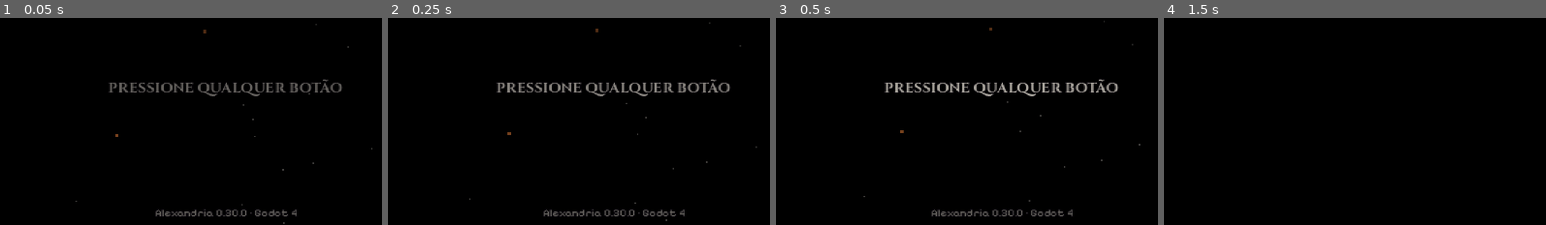
Above: before the commit, frames 1-4 (left to right).
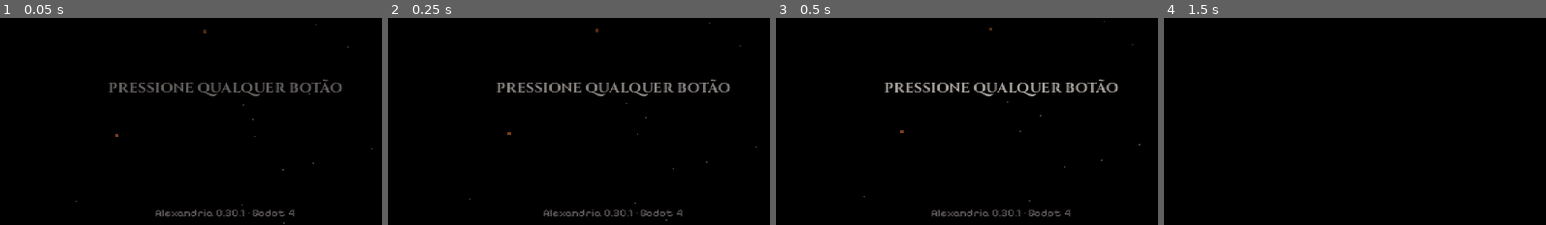
Above: after the commit, the same moments.

Repository: xandeil/alexandria
Game: Godot game, scene res://scenes/ui/title_screen.tscn
Same seed, same stepped clock (60 frames per second), same inputs: the game is played once before the commit and once after it. Video files are missing from this copy of the repository; at most half a second of black plays in their place. Sound files missing from this copy of the repository are replaced by a short silence.
Inputs (mouse positions are % of the whole screen's width and height, from its top left):
- Up to frame 1 (0.05 s): no input
- Up to frame 2 (0.25 s): no input
- Up to frame 3 (0.5 s): no input
- Up to frame 4 (1.5 s): tap Enter (ui_accept) at 0.5, 0.77, 1.07 s; move the mouse to (73, 42) at 0.52 s; hold D (move_right) 0.53-1.25 s; hold J (attack) 0.53-1.25 s; click (73, 42) at 0.67 s; tap K (attack_heavy) at 0.8 s; drag from (30, 53) to (46, 69) at 1.27 s
The pictures show only the part of the screen within x 21-71%, y 49-99%; the shares and areas given below are measured in that part.

The runs differ from the first frame. In frame 1, 0.3% of the frame differs, in the area x 62-78%, y 92-96%; in frame 2, 0.3%; in frame 3, 0.3%, in the area x 62-78%, y 92-97%; in frame 4, nothing differs.

Commit message:
v0.30.1 Versao para navegador (Web)
Preset Web (sem threads: roda no itch.io ou em qualquer site sem
cabecalhos especiais), build_web.sh com zip para o itch.io e servidor de
teste, BUILD.md. Settings.is_touch_device(): o celular pelo navegador
tambem conta como toque (dicas, margens, vibracao). Testado no Chromium:
abertura, criacao, Prologo, teclado e save persistindo apos recarregar.

Co-Authored-By: Claude Opus 5.5 <noreply@anthropic.com>
Claude-Session: https://claude.ai/code/session_01HRTGx51Wtg9gpqVr4yQ8NN

Diff:
--- a/project.godot
+++ b/project.godot
@@ -12,7 +12,7 @@
 
 config/name="Alexandria"
 config/description="Soulslike psicológico 2D top-down em pixel art. O Prólogo das Cápsulas, o Teatro Alexandria, a Cidade Estilhaçada (Aldir), o Bosque do Sono Eterno (Nyssa), as Raízes da Fome (Mabel), as Forjas Ocas (Durgan) e Helena Altiva."
-config/version="0.30.0"
+config/version="0.30.1"
 run/main_scene="res://scenes/ui/title_screen.tscn"
 config/quit_on_go_back=false
 config/features=PackedStringArray("4.7", "GL Compatibility")
--- a/scripts/autoload/fx.gd
+++ b/scripts/autoload/fx.gd
@@ -73,7 +73,7 @@
 
 
 func vibrate(milliseconds: int) -> void:
-	if enabled and Settings.vibration and OS.has_feature("mobile"):
+	if enabled and Settings.vibration and Settings.is_touch_device():
 		Input.vibrate_handheld(milliseconds)
 
 
--- a/scripts/autoload/settings.gd
+++ b/scripts/autoload/settings.gd
@@ -106,6 +106,12 @@
 	AudioServer.set_bus_volume_db(index, linear_to_db(maxf(linear, 0.001)))
 
 
+## Aparelho de toque? (celular pelo APK OU celular pelo navegador). No
+## navegador o Godot não liga o "mobile": ele avisa com "web_android"/"web_ios".
+static func is_touch_device() -> bool:
+	return OS.has_feature("mobile") or OS.has_feature("web_android") or OS.has_feature("web_ios")
+
+
 func button_scale() -> float:
 	return BUTTON_SIZES.get(button_size, 1.0)
 
--- a/scripts/ui/touch_controls.gd
+++ b/scripts/ui/touch_controls.gd
@@ -139,7 +139,7 @@
 
 ## Margens esquerda/direita da área segura, convertidas para coordenadas do jogo.
 func _safe_margins(view: Vector2) -> Vector2:
-	if not OS.has_feature("mobile"):
+	if not Settings.is_touch_device():
 		return Vector2(8, 8)
 	var window := Vector2(DisplayServer.window_get_size())
 	var safe_rect := DisplayServer.get_display_safe_area()
--- a/scripts/ui/tutorial_hints.gd
+++ b/scripts/ui/tutorial_hints.gd
@@ -62,7 +62,7 @@
 	var texts: Array = TEXTS.get(id, ["", ""])
 	if Settings.controller_mode and texts.size() > 2:
 		return PadStyle.text(texts[2])
-	return texts[0] if OS.has_feature("mobile") else texts[1]
+	return texts[0] if Settings.is_touch_device() else texts[1]
 
 
 func _process(delta: float) -> void:
Not shown, changed: export_presets.cfg
Not shown, changed: BUILD.md
Not shown, added: build_web.sh
Not shown, changed: docs/ROADMAP.md
